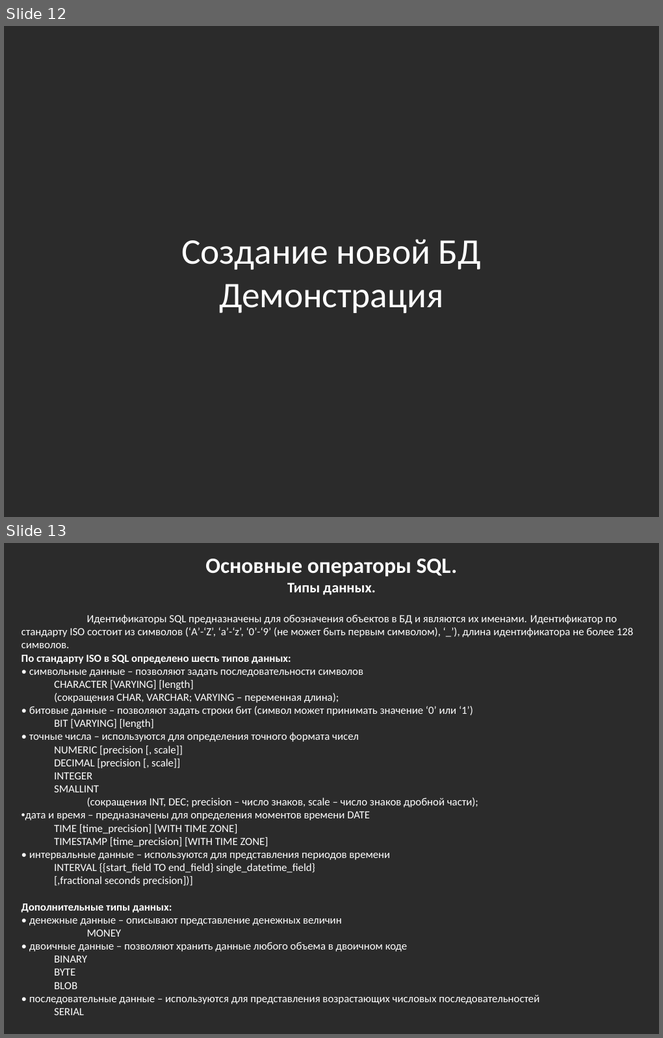
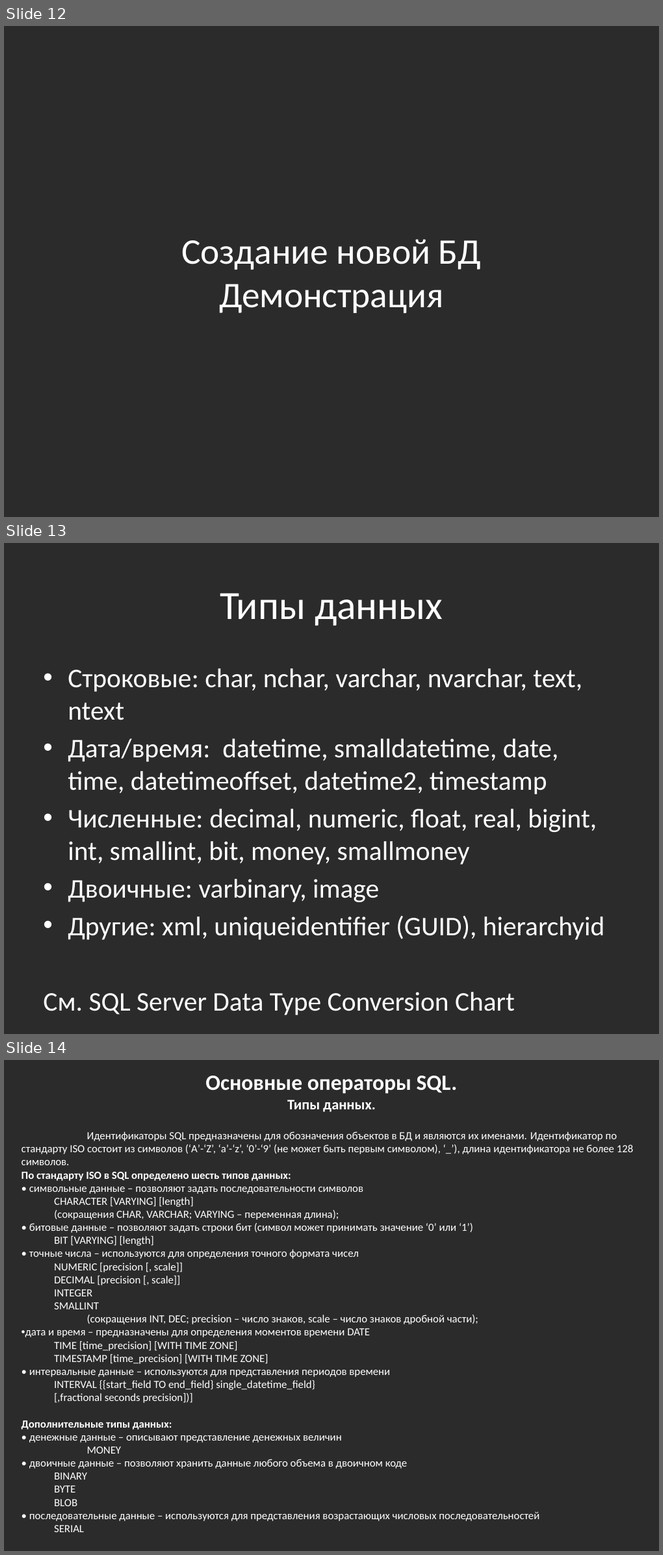
Before and after one commit to bazile/Training, a slide deck: Presentation/lesson-09.pptx. Shown one above the other, each under a label of ours: slides 12 and 13 before the commit, slides 12, 13 and 14 after it. The pictures are 663x1038 and 663x1555 pixels, drawn with LibreOffice and Linux fonts; fonts in the diff are those of the drawing; background and template pictures are left out; a plain dark background stands for a picture behind light text. Boxes give left, top, right and bottom in pixels: in the first picture for what was removed or moved away, otherwise in the second. Text is boxed around its words. In the diff, an @@ line names an element or a change of style, - is before the commit and + after.

```diff
--- a/Presentation/lesson-09.pptx
+++ b/Presentation/lesson-09.pptx
@@ slide 13 added at box(4, 543, 659, 1034), background picture (left out) @@
@@ title added at box(220, 593, 443, 626), 44 pt, text #FFFFFF @@
+Типы данных
@@ text added at box(43, 668, 605, 1016), 29.6 pt, text #FFFFFF @@
+• Строковые: char, nchar, varchar, nvarchar, text, ntext
+• Дата/время: datetime, smalldatetime, date, time, datetimeoffset, datetime2, timestamp
+• Численные: decimal, numeric, float, real, bigint, int, smallint, bit, money, smallmoney
+• Двоичные: varbinary, image
+• Другие: xml, uniqueidentifier (GUID), hierarchyid
+См. SQL Server Data Type Conversion Chart
@@ what was slide 13 is now slide 14 @@
```
Also in this commit, not shown: 1 slide changed, 1 other slide added.
